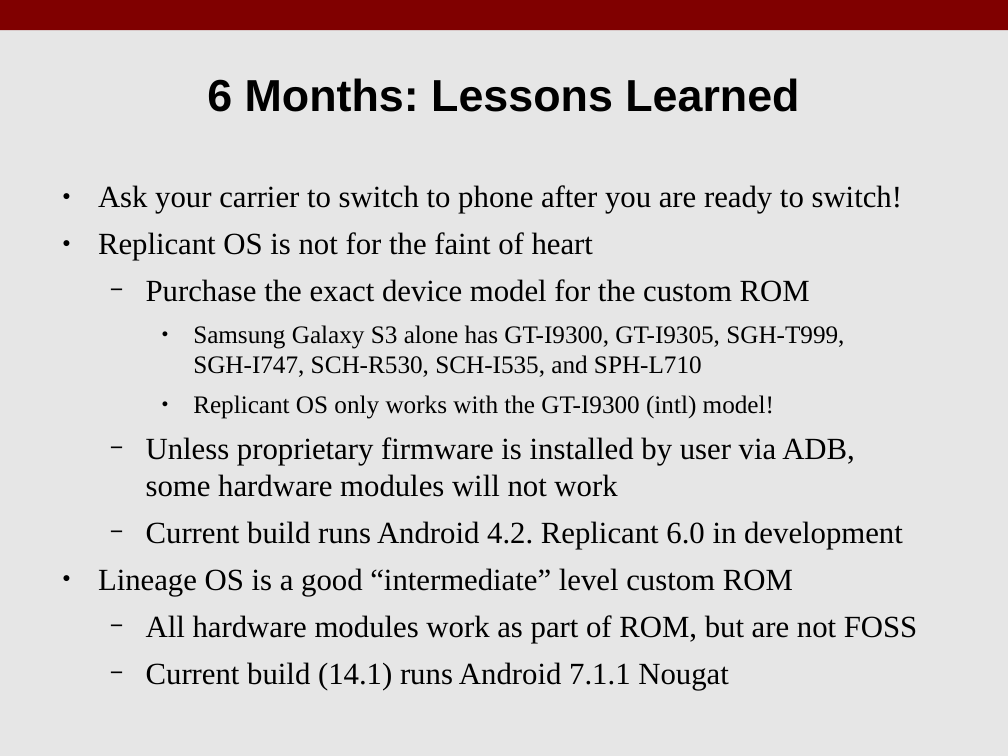
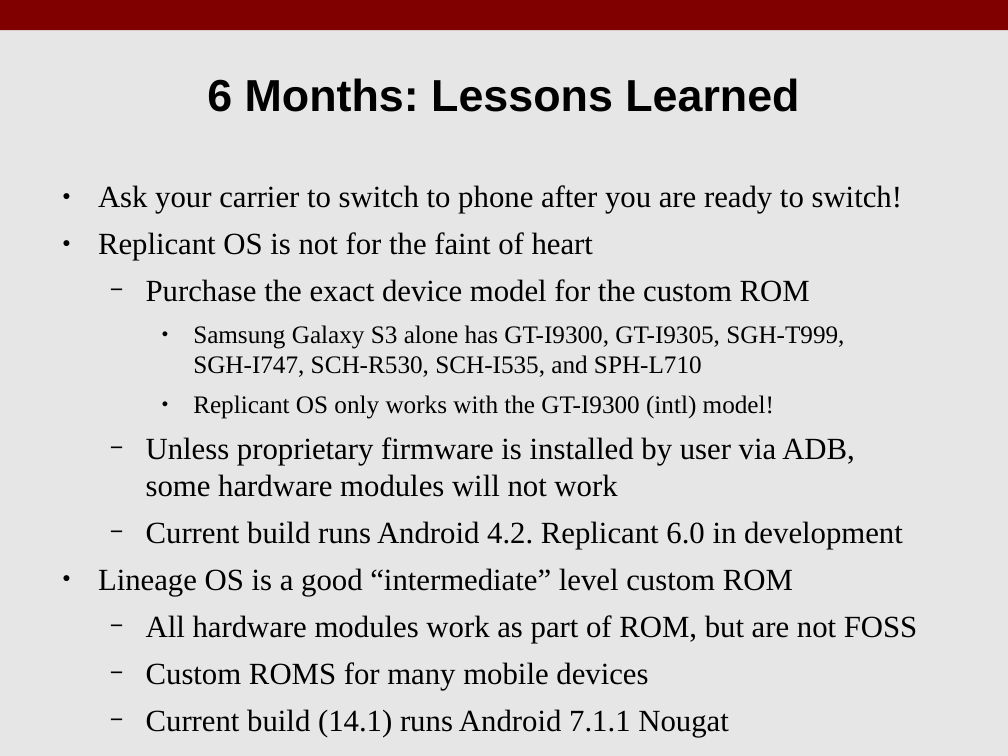
Before and after one commit to benroose/presentations, a slide deck: slide 19 of open_source_android/KLF17_Open_Source_Android.odp. Drawn at 1008x756 pixels with LibreOffice and Linux fonts; fonts in the diff are those of the drawing. Boxes give left, top, right and bottom in pixels: in the first picture for what was removed or moved away, otherwise in the second. Text is boxed around its words. In the diff, an @@ line names an element or a change of style, - is before the commit and + after.

```diff
--- a/open_source_android/KLF17_Open_Source_Android.odp
+++ b/open_source_android/KLF17_Open_Source_Android.odp
@@ text at bbox=[146, 662, 648, 690]: paragraph added @@
+  − Custom ROMS for many mobile devices
```
Also in this commit, not shown: 3 other slides changed, 1 other file.
